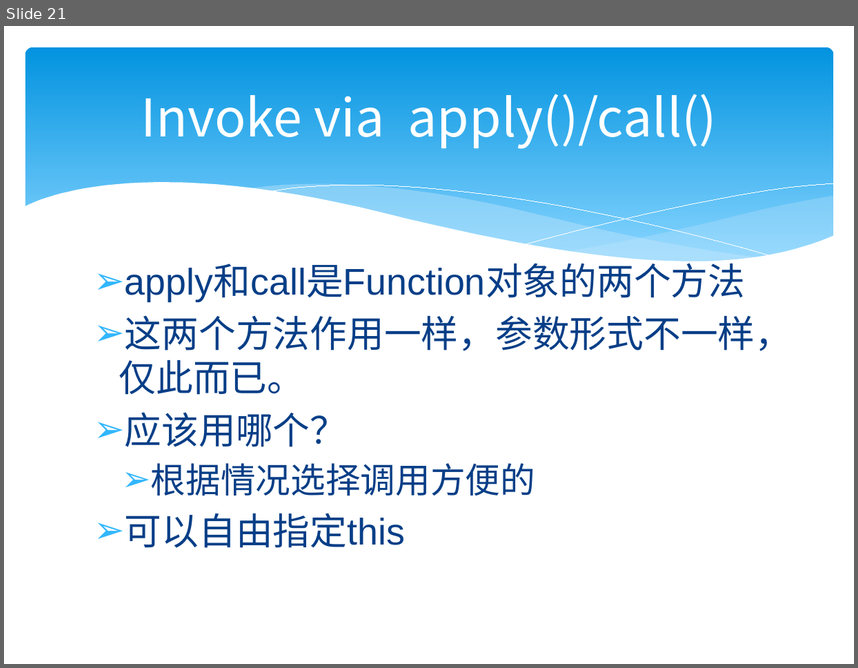
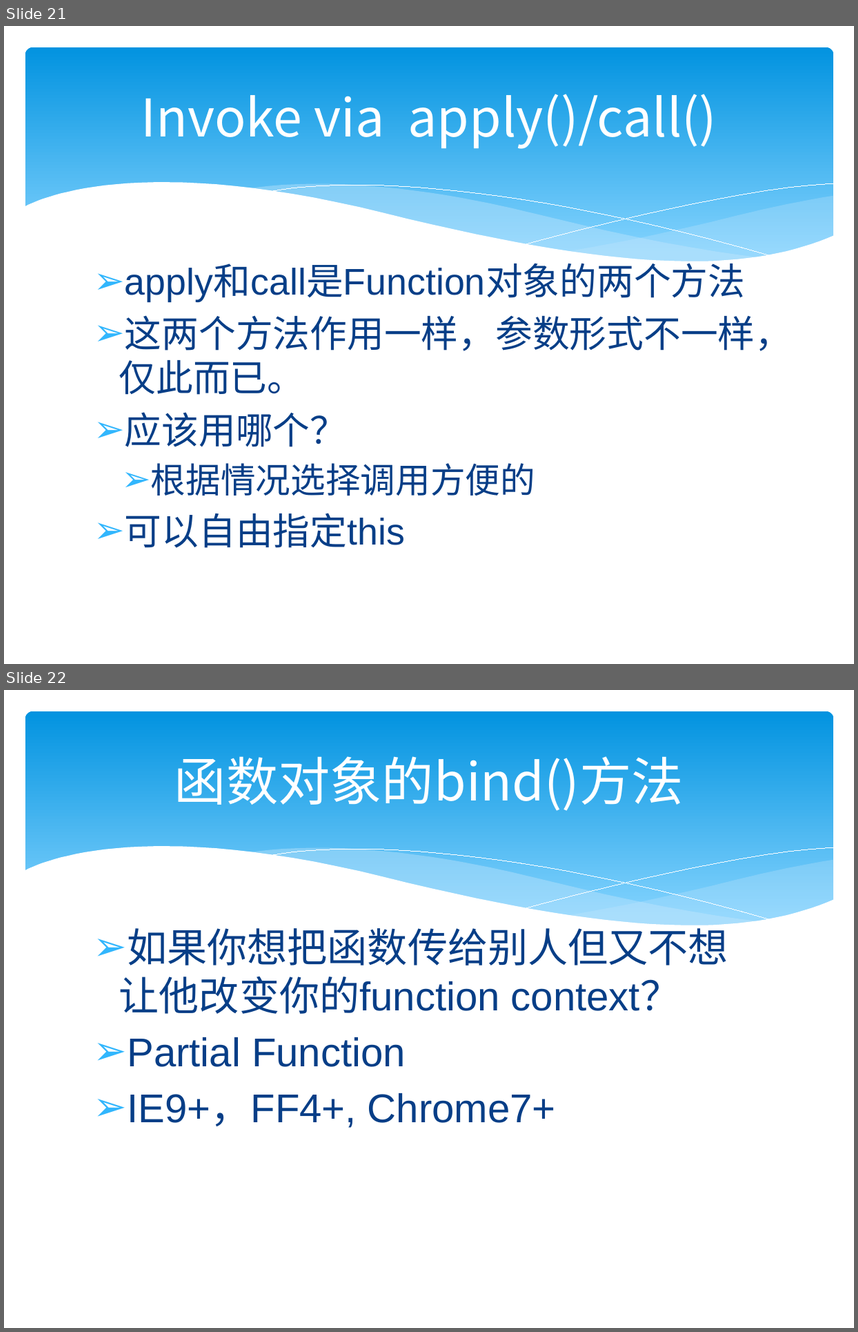
Before and after one commit to zjumty/jsfunc_training, a slide deck: JavaScriptFunctionObject.pptx. Shown one above the other, each under a label of ours: slide 21 before the commit, slides 21 and 22 after it. The pictures are 858x668 and 858x1332 pixels, drawn with LibreOffice and Linux fonts; fonts in the diff are those of the drawing. Boxes give left, top, right and bottom in pixels: in the first picture for what was removed or moved away, otherwise in the second. Text is boxed around its words. In the diff, an @@ line names an element or a change of style, - is before the commit and + after.

```diff
--- a/JavaScriptFunctionObject.pptx
+++ b/JavaScriptFunctionObject.pptx
@@ slide 22 added at bbox=[4, 690, 854, 1328], background #FFFFFF; not listed: 6 template elements that a slide beside it also shows @@
@@ title added at bbox=[174, 756, 684, 811], 44 pt, text #FFFFFF @@
+函数对象的bind()方法
@@ text added at bbox=[119, 921, 728, 1127], 34 pt, text #073E87 @@
+➢ 如果你想把函数传给别人但又不想让他改变你的function context？
+➢ Partial Function
+➢ IE9+，FF4+, Chrome7+
```
Also in this commit, not shown: 4 other slides added, 6 other files.
